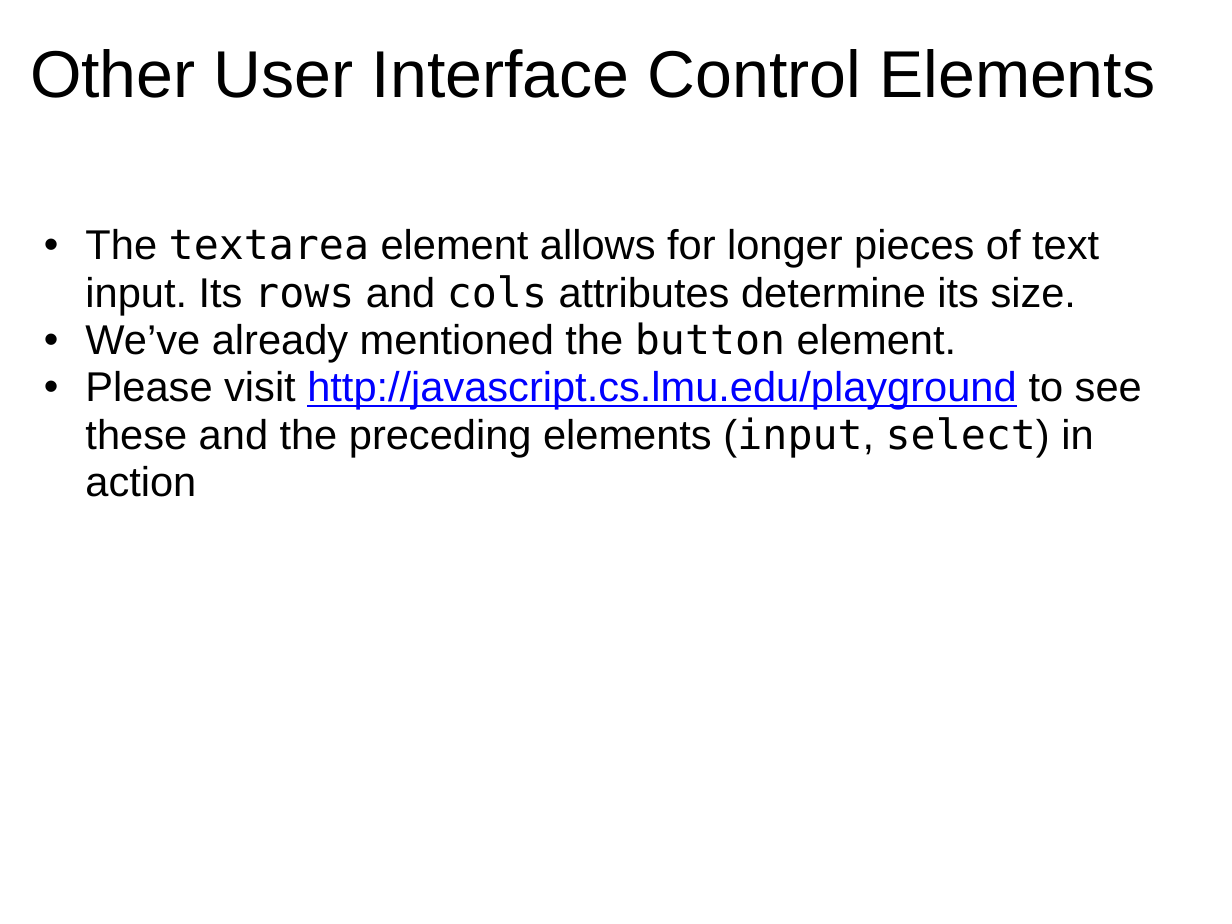
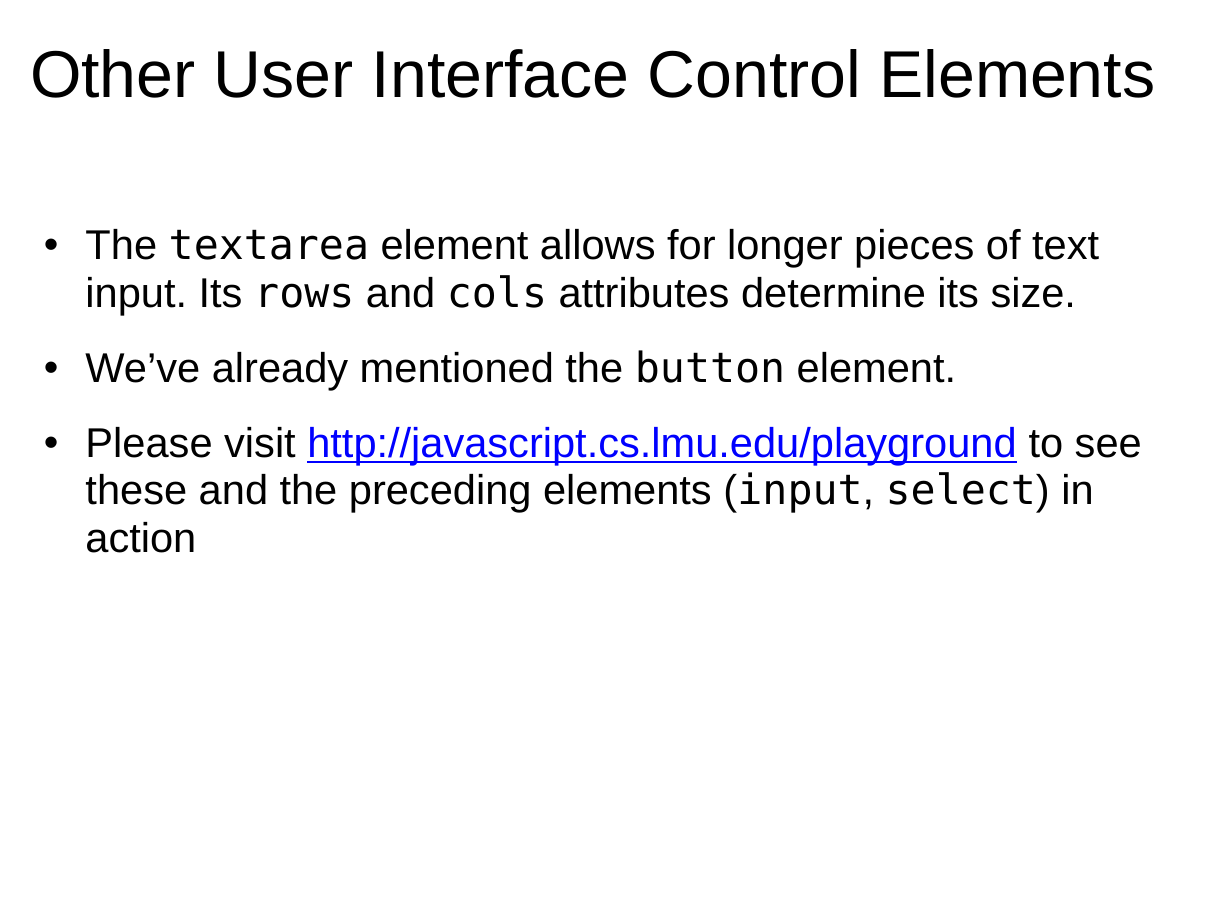
Before and after one commit to dondi/javascript-book, a slide deck: slide 10 of presentations/Chapter_6_Presentation.ppt. Drawn at 1232x924 pixels with LibreOffice and Linux fonts; fonts in the diff are those of the drawing; background and template pictures are left out. Boxes give left, top, right and bottom in pixels: in the first picture for what was removed or moved away, otherwise in the second. Text is boxed around its words. In the diff, an @@ line names an element or a change of style, - is before the commit and + after.

```diff
--- a/presentations/Chapter_6_Presentation.ppt
+++ b/presentations/Chapter_6_Presentation.ppt
@@ text "The textarea element allows for ..." at box(85, 229, 1142, 553): more space between paragraphs @@
```
Also in this commit, not shown: 1 other slide changed, 2 other files.
